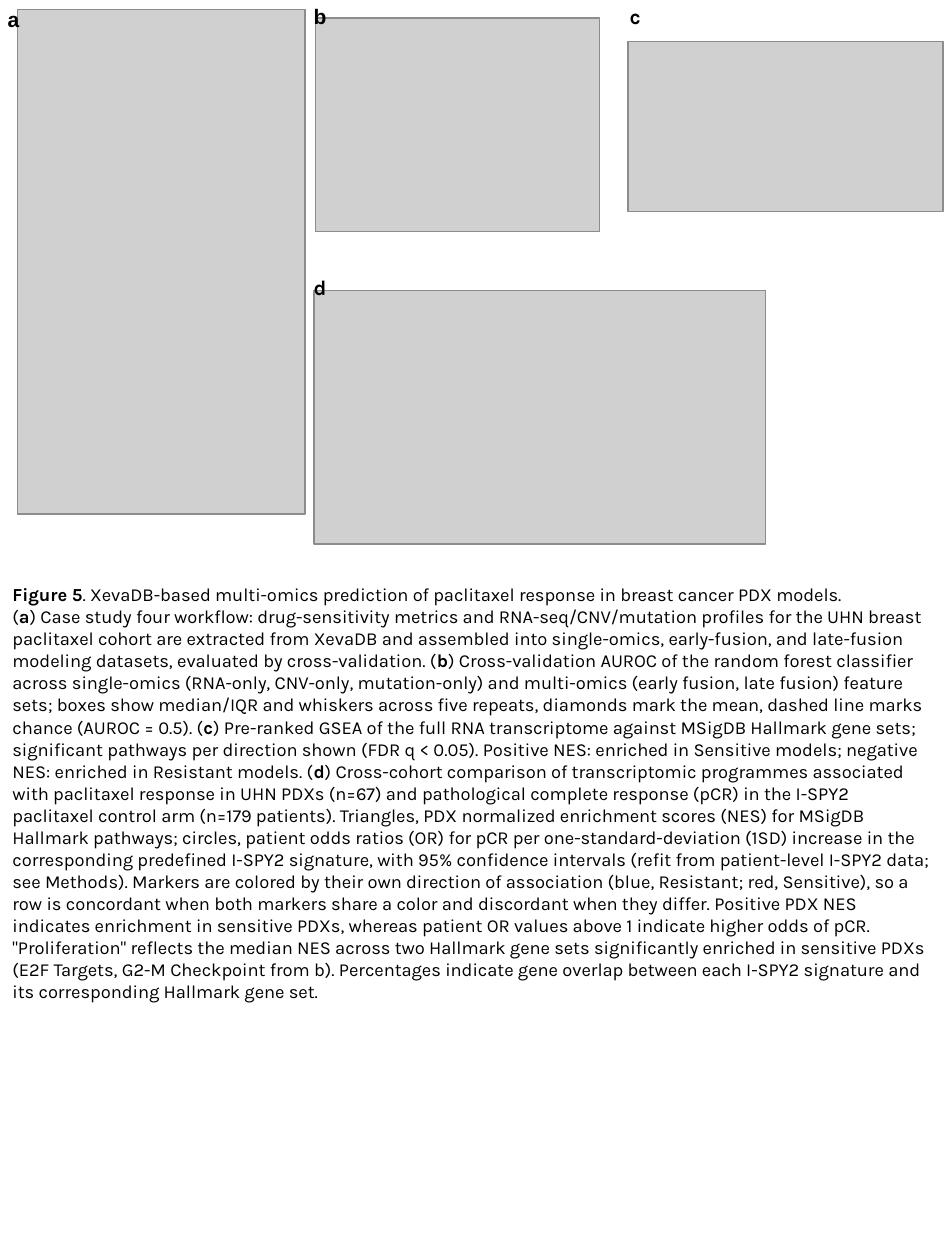
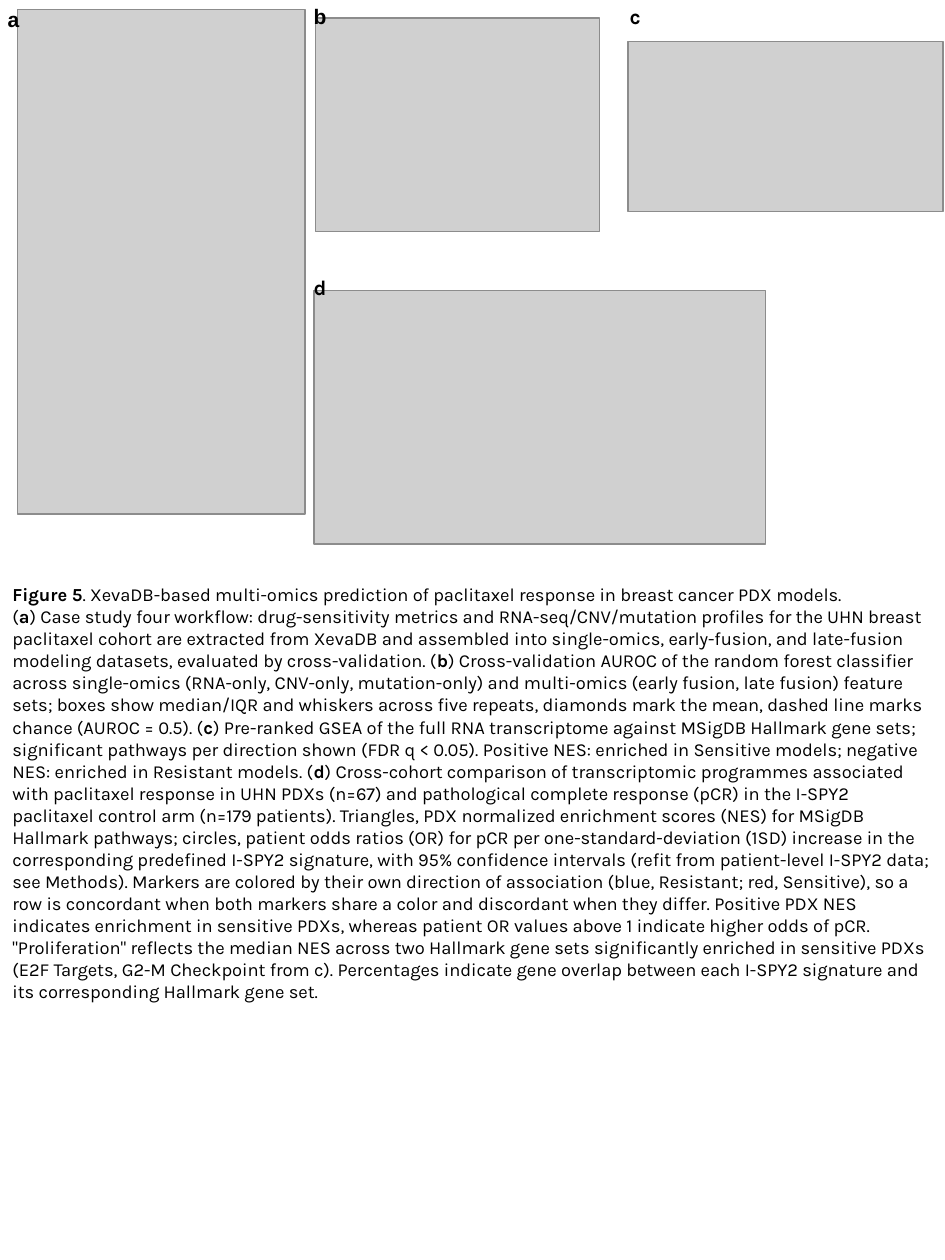
Before and after one commit to guanqiaofeng/XevaDB_case_study, a slide deck: slide 6 of figures/Figures.pptx. Drawn at 945x1260 pixels with LibreOffice and Linux fonts; fonts in the diff are those of the drawing; grey boxes stand for pictures. Boxes give left, top, right and bottom in pixels: in the first picture for what was removed or moved away, otherwise in the second. Text is boxed around its words. In the diff, an @@ line names an element or a change of style, - is before the commit and + after.

```diff
--- a/figures/Figures.pptx
+++ b/figures/Figures.pptx
@@ text at [12,609,929,1003]: text changed @@
-(a) Case study four workflow: drug-sensitivity metrics and RNA-seq/CNV/mutation profiles for the UHN breast paclitaxel cohort are extracted from XevaDB and assembled into single-omics, early-fusion, and late-fusion modeling datasets, evaluated by cross-validation. (b) Cross-validation AUROC of the random forest classifier across single-omics (RNA-only, CNV-only, mutation-only) and multi-omics (early fusion, late fusion) feature sets; boxes show median/IQR and whiskers across five repeats, diamonds mark the mean, dashed line marks chance (AUROC = 0.5). (c) Pre-ranked GSEA of the full RNA transcriptome against MSigDB Hallmark gene sets; significant pathways per direction shown (FDR q < 0.05). Positive NES: enriched in Sensitive models; negative NES: enriched in Resistant models. (d) Cross-cohort comparison of transcriptomic programmes associated with paclitaxel response in UHN PDXs (n=67) and pathological complete response (pCR) in the I-SPY2 paclitaxel control arm (n=179 patients). Triangles, PDX normalized enrichment scores (NES) for MSigDB Hallmark pathways; circles, patient odds ratios (OR) for pCR per one-standard-deviation (1SD) increase in the corresponding predefined I-SPY2 signature, with 95% confidence intervals (refit from patient-level I-SPY2 data; see Methods). Markers are colored by their own direction of association (blue, Resistant; red, Sensitive), so a row is concordant when both markers share a color and discordant when they differ. Positive PDX NES indicates enrichment in sensitive PDXs, whereas patient OR values above 1 indicate higher odds of pCR. "Proliferation" reflects the median NES across two Hallmark gene sets significantly enriched in sensitive PDXs (E2F Targets, G2-M Checkpoint from b). Percentages indicate gene overlap between each I-SPY2 signature and its corresponding Hallmark gene set.
+(a) Case study four workflow: drug-sensitivity metrics and RNA-seq/CNV/mutation profiles for the UHN breast paclitaxel cohort are extracted from XevaDB and assembled into single-omics, early-fusion, and late-fusion modeling datasets, evaluated by cross-validation. (b) Cross-validation AUROC of the random forest classifier across single-omics (RNA-only, CNV-only, mutation-only) and multi-omics (early fusion, late fusion) feature sets; boxes show median/IQR and whiskers across five repeats, diamonds mark the mean, dashed line marks chance (AUROC = 0.5). (c) Pre-ranked GSEA of the full RNA transcriptome against MSigDB Hallmark gene sets; significant pathways per direction shown (FDR q < 0.05). Positive NES: enriched in Sensitive models; negative NES: enriched in Resistant models. (d) Cross-cohort comparison of transcriptomic programmes associated with paclitaxel response in UHN PDXs (n=67) and pathological complete response (pCR) in the I-SPY2 paclitaxel control arm (n=179 patients). Triangles, PDX normalized enrichment scores (NES) for MSigDB Hallmark pathways; circles, patient odds ratios (OR) for pCR per one-standard-deviation (1SD) increase in the corresponding predefined I-SPY2 signature, with 95% confidence intervals (refit from patient-level I-SPY2 data; see Methods). Markers are colored by their own direction of association (blue, Resistant; red, Sensitive), so a row is concordant when both markers share a color and discordant when they differ. Positive PDX NES indicates enrichment in sensitive PDXs, whereas patient OR values above 1 indicate higher odds of pCR. "Proliferation" reflects the median NES across two Hallmark gene sets significantly enriched in sensitive PDXs (E2F Targets, G2-M Checkpoint from c). Percentages indicate gene overlap between each I-SPY2 signature and its corresponding Hallmark gene set.
```
Also in this commit, not shown: 1 other slide changed, 2 other files.
